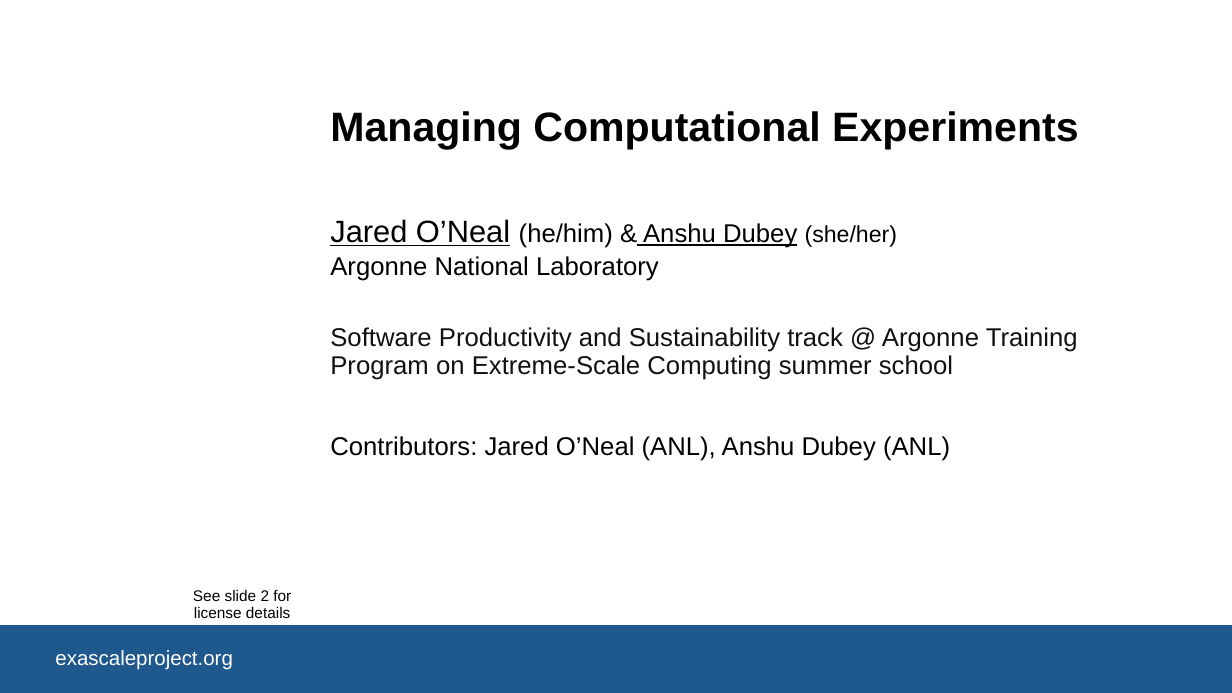
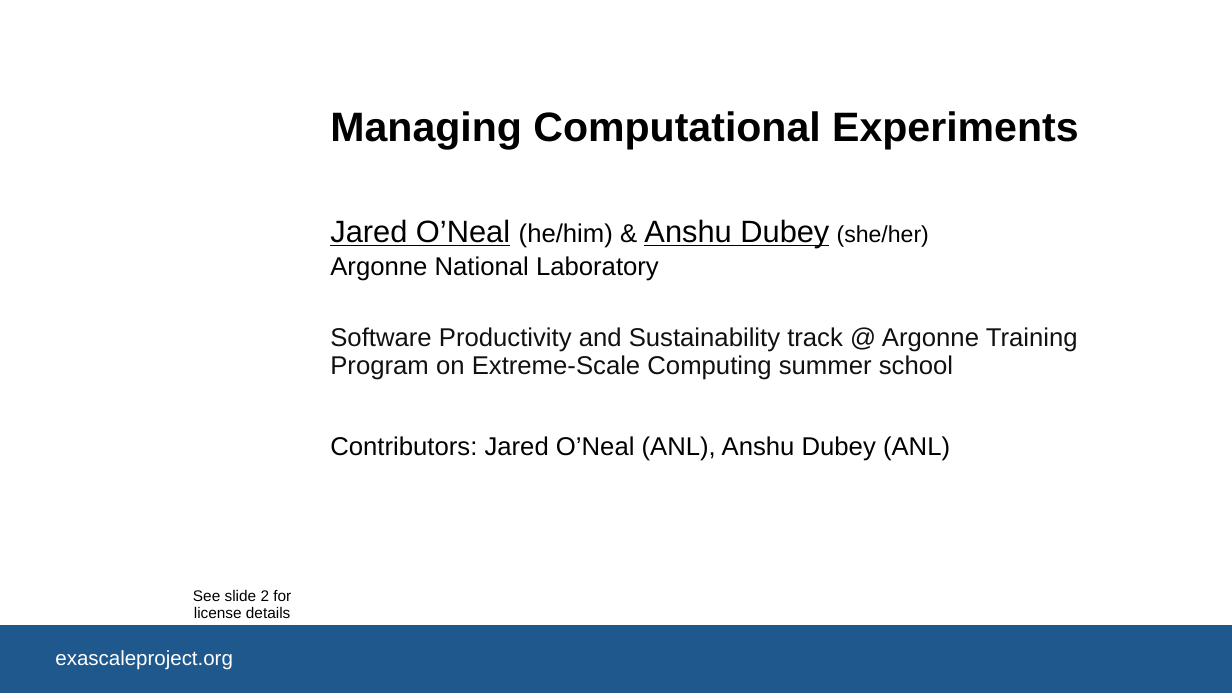
Before and after one commit to bssw-tutorial/presentations, a slide deck: slide 1 of computational-expts.pptx. Drawn at 1232x693 pixels with LibreOffice and Linux fonts; fonts in the diff are those of the drawing; background and template pictures are left out. Boxes give left, top, right and bottom in pixels: in the first picture for what was removed or moved away, otherwise in the second. Text is boxed around its words. In the diff, an @@ line names an element or a change of style, - is before the commit and + after.

```diff
--- a/computational-expts.pptx
+++ b/computational-expts.pptx
@@ text "Jared O’Neal (he/him) & Anshu ..." at [330,219,929,248]: size 20 to 24 pt in "Anshu Dubey" @@
```
Also in this commit, not shown: 1 other slide changed.
